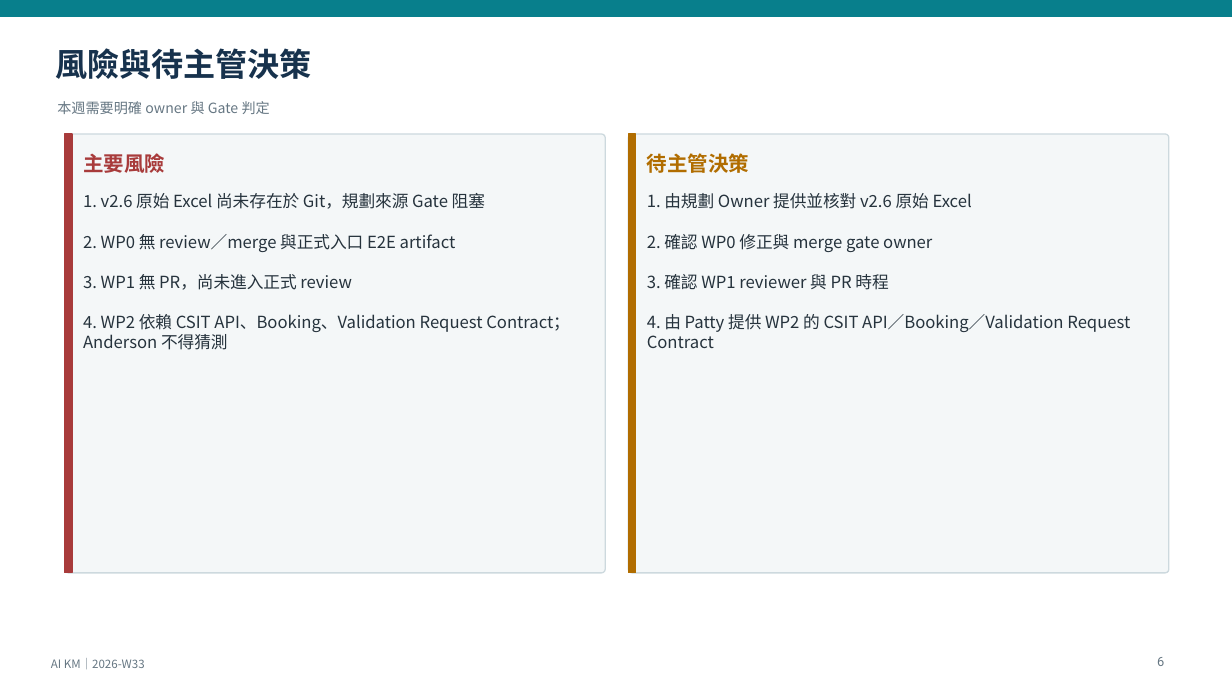
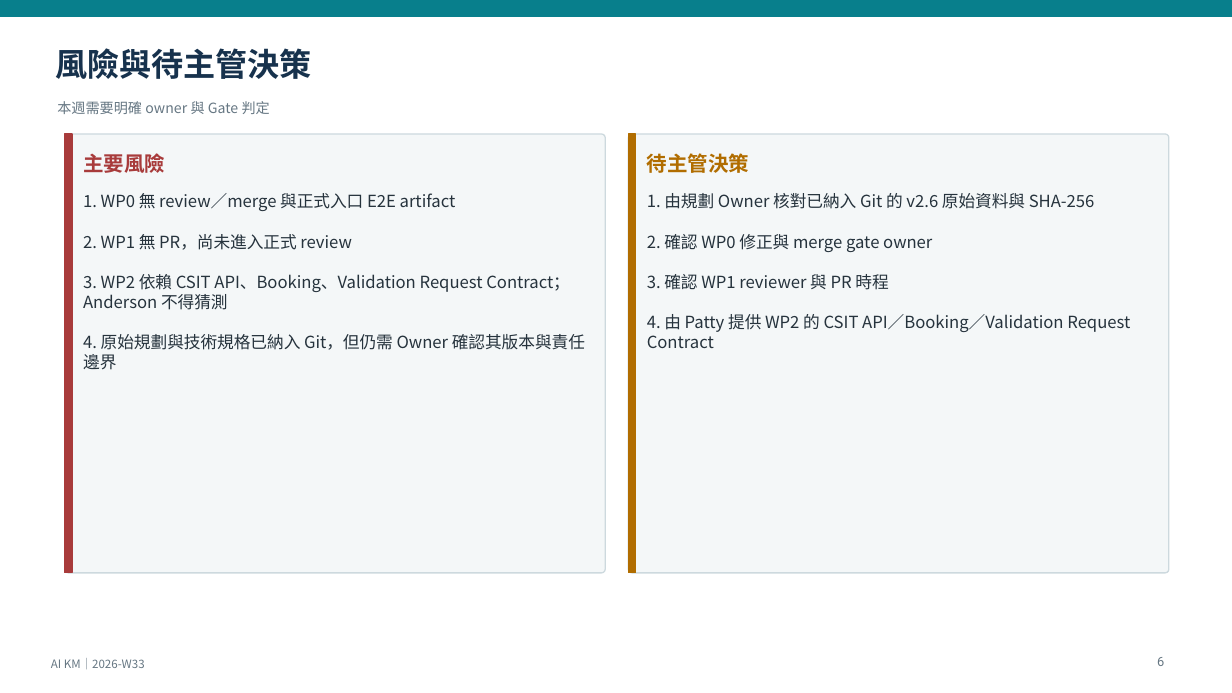
Before and after one commit to kyocarlos/knowledge-base-agent-source, a slide deck: slide 6 of docs/km-modernization/progress/presentations/AI-KM-Weekly-2026-W33.pptx. Drawn at 1232x693 pixels with LibreOffice and Linux fonts; fonts in the diff are those of the drawing. Boxes give left, top, right and bottom in pixels: in the first picture for what was removed or moved away, otherwise in the second. Text is boxed around its words. In the diff, an @@ line names an element or a change of style, - is before the commit and + after.

Commit message:
docs: preserve v2.6 source package for supervisor review

```diff
--- a/docs/km-modernization/progress/presentations/AI-KM-Weekly-2026-W33.pptx
+++ b/docs/km-modernization/progress/presentations/AI-KM-Weekly-2026-W33.pptx
@@ text at [83,193,585,370]: text changed @@
-1. v2.6 原始 Excel 尚未存在於 Git，規劃來源 Gate 阻塞
-2. WP0 無 review／merge 與正式入口 E2E artifact
-3. WP1 無 PR，尚未進入正式 review
-4. WP2 依賴 CSIT API、Booking、Validation Request Contract；Anderson 不得猜測
+1. WP0 無 review／merge 與正式入口 E2E artifact
+2. WP1 無 PR，尚未進入正式 review
+3. WP2 依賴 CSIT API、Booking、Validation Request Contract；Anderson 不得猜測
+4. 原始規劃與技術規格已納入 Git，但仍需 Owner 確認其版本與責任邊界
@@ text at [647,193,1095,209]: text changed @@
-1. 由規劃 Owner 提供並核對 v2.6 原始 Excel
+1. 由規劃 Owner 核對已納入 Git 的 v2.6 原始資料與 SHA-256
```
Also in this commit, not shown: 1 other slide changed, 25 other files.
